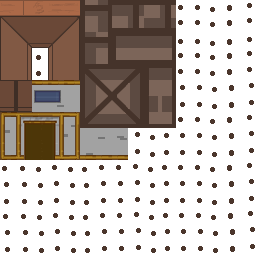
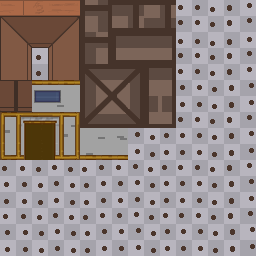
Layers edited between the first and the second w=256, h=256 image:
added group "houseInterior" with 3 layers above "houseExterior" over [0,0,255,256]
moved "HouseArt_2" into group "houseInterior" over [32,48,176,160]
moved "dots" into group "houseInterior" over [2,3,255,253]
renamed "Group 1" to "grid", showed the group it (1 layers) over [0,0,256,256]
showed "Layer 2" over [0,0,256,256]
